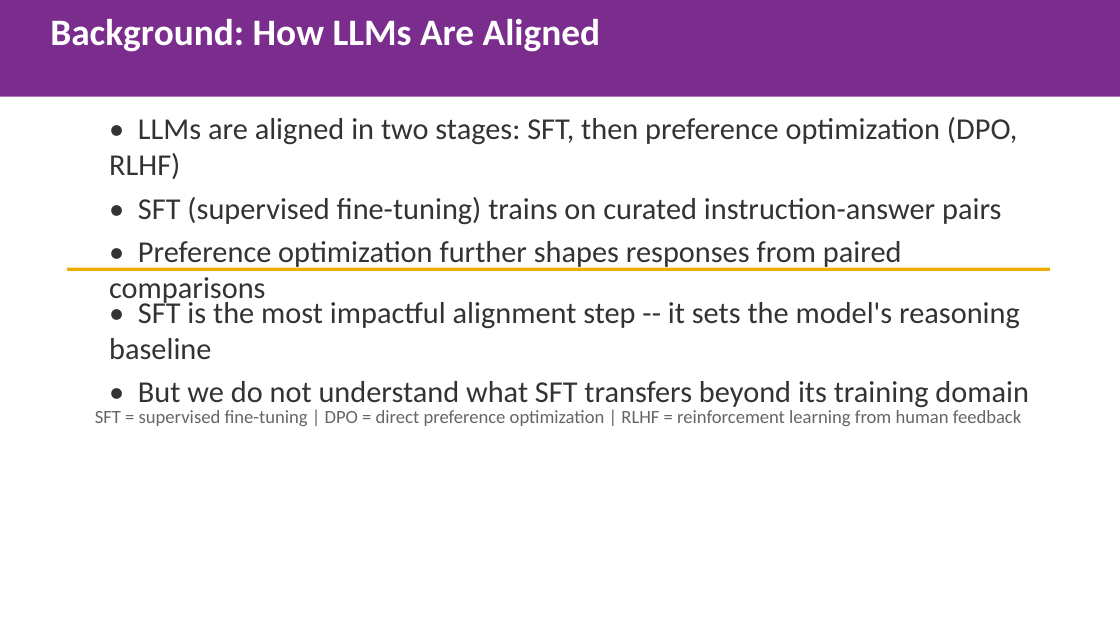
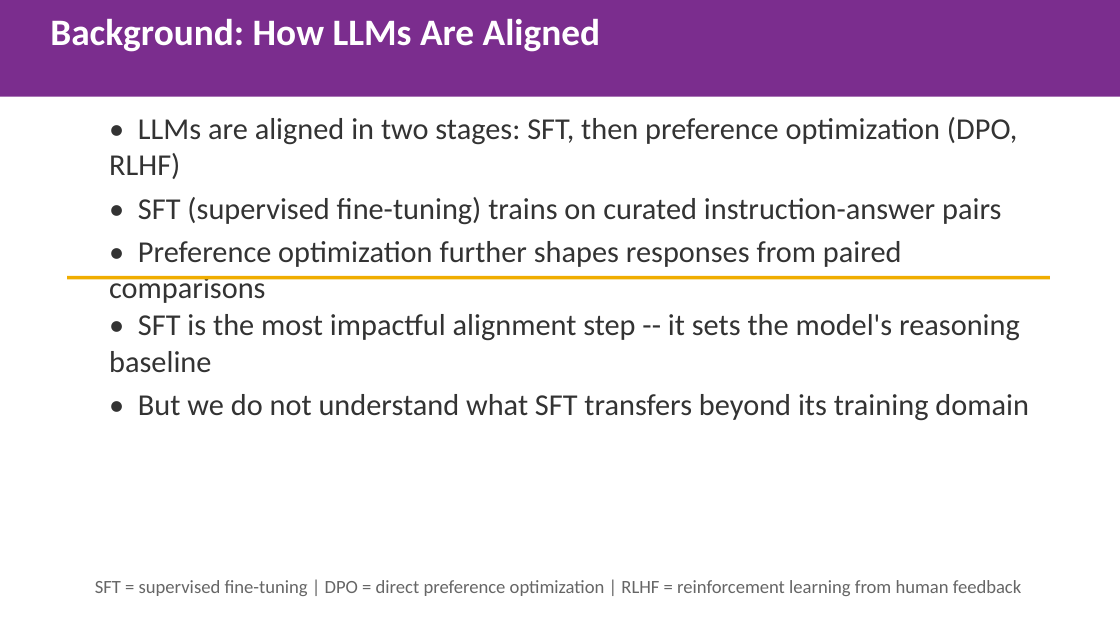
Before and after one commit to gbangban/ai-ideology-study, a slide deck: slide 2 of paper/iclr2026/iclr2026_spotlight.pptx. Drawn at 1120x630 pixels with LibreOffice and Linux fonts; fonts in the diff are those of the drawing. Boxes give left, top, right and bottom in pixels: in the first picture for what was removed or moved away, otherwise in the second. Text is boxed around its words. In the diff, an @@ line names an element or a change of style, - is before the commit and + after.

```diff
--- a/paper/iclr2026/iclr2026_spotlight.pptx
+++ b/paper/iclr2026/iclr2026_spotlight.pptx
@@ rectangle: place and size @@
-rectangle at <box>67,268,1050,271</box>
+rectangle at <box>67,276,1050,280</box>
@@ text "• SFT is the most ..." rewrapped from <box>109,297,1029,410</box> to <box>109,314,1029,420</box> @@
@@ text "SFT = supervised fine-tuning | ...": place and size @@
-text "SFT = supervised fine-tuning | ..." at <box>95,410,1022,426</box>
+text "SFT = supervised fine-tuning | ..." at <box>95,580,1022,596</box>
```
Also in this commit, not shown: 2 other slides changed, 1 other file.
